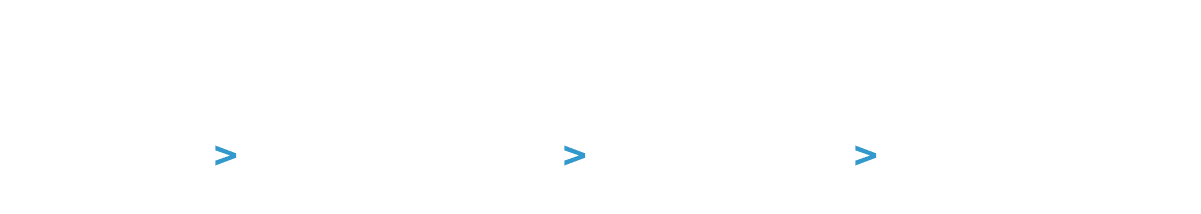
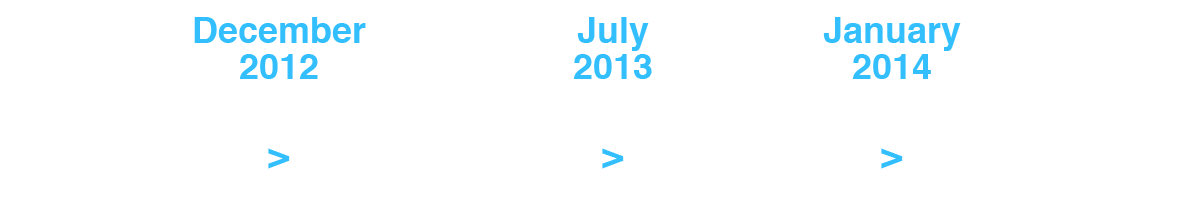
Revision of a layered 1201 × 214 image; what changed, layer by layer:
added layer "January 2014 >" above "3D marketplace" over (x1=823, y1=17, x2=961, y2=169)
added layer "other 3D segments" above "3D artists" over (x1=564, y1=145, x2=570, y2=166)
added layer "July 2013 >" above "December 2012 >" over (x1=573, y1=17, x2=652, y2=169)
added layer "December 2012 >" above "December July January 2012" over (x1=194, y1=17, x2=366, y2=169)
hid "December July January 2012" over (x1=215, y1=44, x2=954, y2=169)
